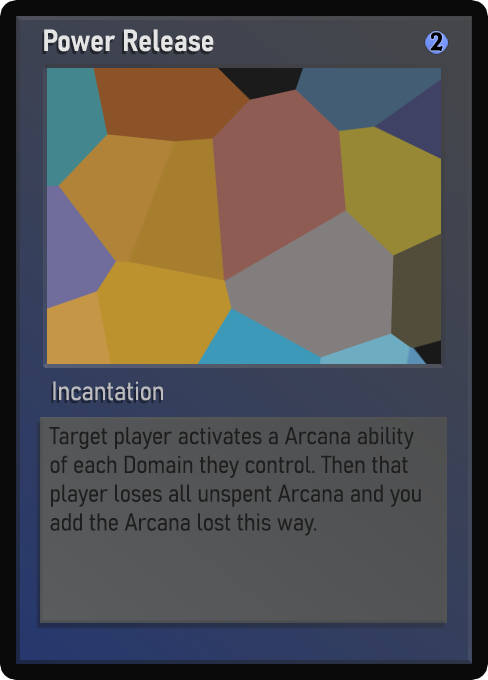
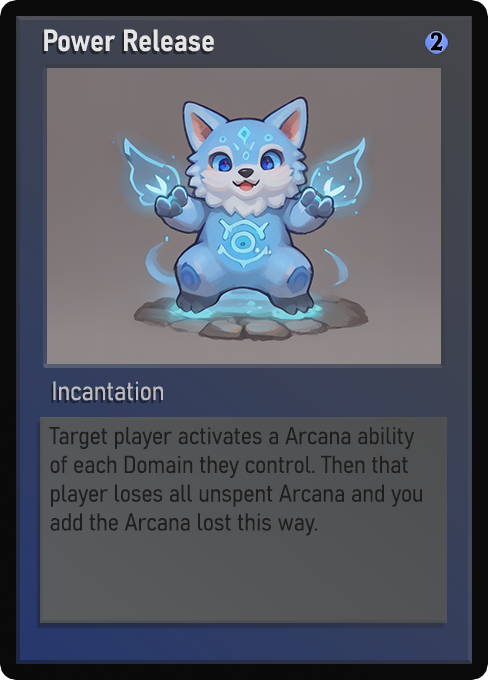
Before/after of a 488 × 680 layered artwork. What changed in the layer stack:
painted on "Name" over [51, 33, 214, 52]
painted on "Class" over [72, 386, 151, 401]
painted on "Desc_norm" over [50, 427, 422, 536]
painted on "Artwork" over [47, 68, 441, 364]
